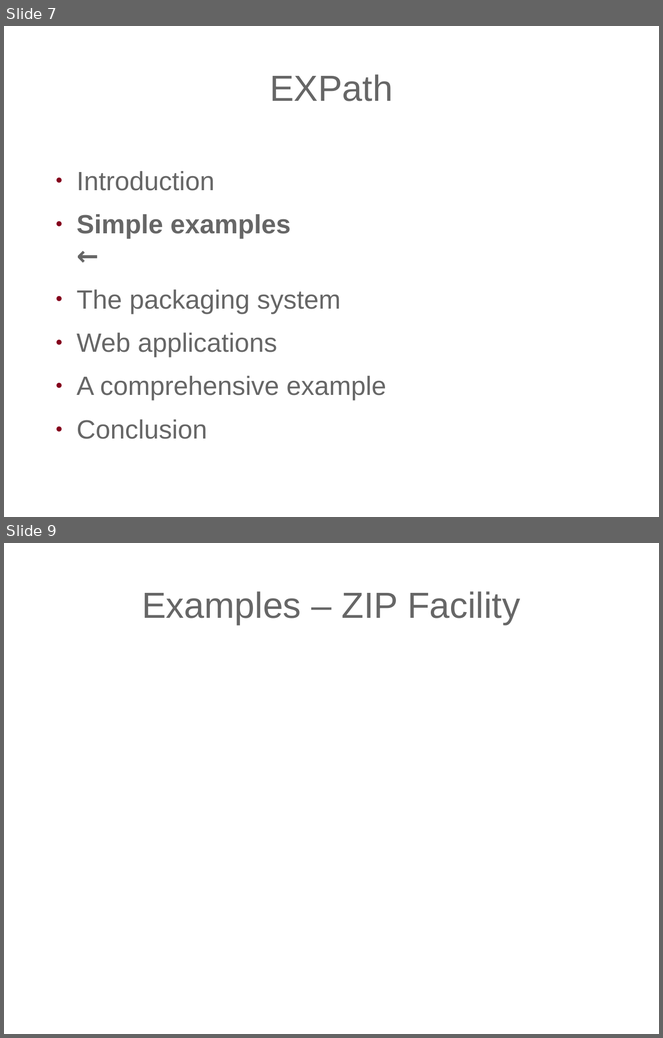
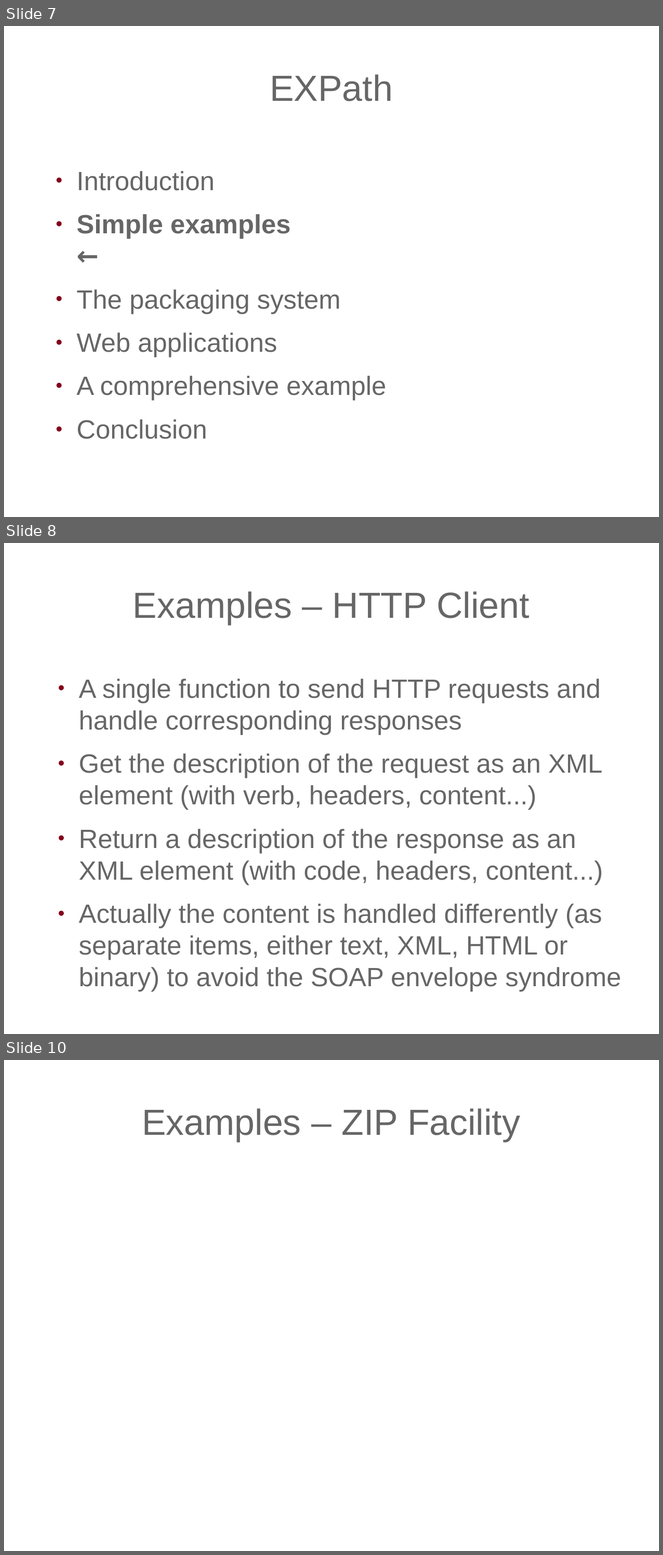
Before and after one commit to expath/expath-www, a slide deck: misc/2010-prague/presentation/fgeorges-expath.odp. Shown one above the other, each under a label of ours: slides 7 and 9 before the commit, slides 7, 8 and 10 after it; the slides between them are not shown. The pictures are 663x1038 and 663x1555 pixels, drawn with LibreOffice and Linux fonts; fonts in the diff are those of the drawing; background and template pictures are left out. Boxes give left, top, right and bottom in pixels: in the first picture for what was removed or moved away, otherwise in the second. Text is boxed around its words. In the diff, an @@ line names an element or a change of style, - is before the commit and + after.

```diff
--- a/misc/2010-prague/presentation/fgeorges-expath.odp
+++ b/misc/2010-prague/presentation/fgeorges-expath.odp
@@ slide 8 added at bbox=[4, 543, 659, 1034], background picture (left out) @@
@@ title added at bbox=[133, 591, 529, 625], 44 pt, text #666666 @@
+Examples – HTTP Client
@@ text added at bbox=[79, 679, 621, 992], 32 pt, text #666666 @@
+● A single function to send HTTP requests and handle corresponding responses
+● Get the description of the request as an XML element (with verb, headers, content...)
+● Return a description of the response as an XML element (with code, headers, content...)
+● Actually the content is handled differently (as separate items, either text, XML, HTML or binary) to avoid the SOAP envelope syndrome
@@ what was slide 9 is now slide 10 @@
```
Also in this commit, not shown: 1 slide changed, 6 other slides added, 5 slides removed.
